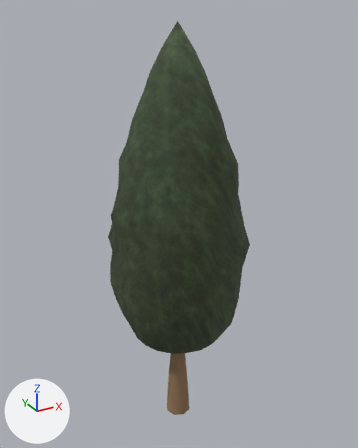
What one commit did to the FBX model unity/Assets/Models/Paths/p222/tree.fbx.
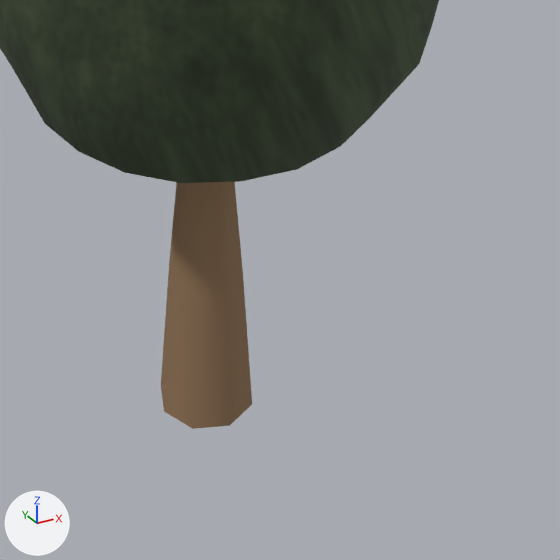
There are two pictures of each version: one whole from a 50 mm camera at (-4.62, -8.45, 9.24) aimed at (0.11, 0.15, 4.93), one close up on the part from 35% to 74% of the width and 69% to 100% of the height. The axes (+X, +Y, +Z) are drawn at lower left. The lights are the same throughout. The first two pictures are the older version. Where no turn or scale is listed for an object, it has been applied to the vertices.

Names of what the first close-up shows: 'tree.001'.
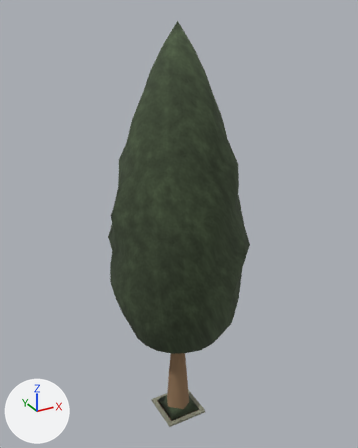
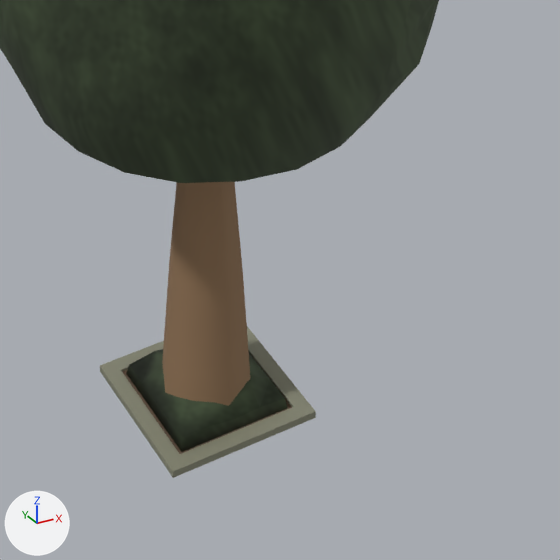
Pixel boxes [x1, y1, x2, y2] of what changed, in the close-ups (560 x 560 px):
'tree.001', reshaped: before [0, 0, 439, 429]; after [0, 0, 439, 478]
part 1 of me_p222_tree, added: after [100, 341, 164, 381]
part 2 of me_p222_tree, added: after [165, 401, 316, 478]
part 3 of me_p222_tree, added: after [247, 327, 307, 407]
part 4 of me_p222_tree, added: after [107, 370, 179, 465]
part 5 of me_p222_tree, added (mostly hidden): after [123, 362, 292, 454]
part 6 of me_p222_tree, added: after [126, 349, 288, 452]

What the commit changed:
Material 'PATH_ROADBED' (mat_path_roadbed) is new.
Its base color is (0.13, 0.078, 0.045) (brown #654f3c).
Its roughness is 0.85.
Material 'PATH_CONCRETE' (mat_path_concrete) is new.
Its base color is (0.246, 0.251, 0.18) (grey #888976).
me_p222_tree is used by ob_tree_001; location (0.0, 0.0, 0.0).
me_p222_tree had 382 vertices, 386 faces and spanned x -1.5..1.5, y -1.5..1.5, z 0.0..9.0.
me_p222_tree now has 463 vertices, 448 faces and spans x -1.5..1.5, y -1.5..1.5, z 0.0..9.0.
me_p222_tree part 1: a new loose piece, a box spanning x -0.5..0.5, y 0.4..0.5, z 0.0..0.05, in mat_path_concrete (grey #888976).
me_p222_tree part 2: a new loose piece, a box spanning x -0.5..0.5, y -0.5..-0.4, z 0.0..0.05, in mat_path_concrete (grey #888976).
me_p222_tree part 3: a new loose piece, a box spanning x 0.4..0.5, y -0.4..0.4, z 0.0..0.05, in mat_path_concrete (grey #888976).
me_p222_tree part 4: a new loose piece, a box spanning x -0.5..-0.4, y -0.4..0.4, z 0.0..0.05, in mat_path_concrete (grey #888976).
me_p222_tree part 5: a new loose piece, a box spanning x -0.4..0.4, y -0.4..0.4, z 0.0..0.03, in mat_path_roadbed (brown #654f3c).
me_p222_tree part 6: a new loose piece of 41 vertices spanning x -0.37..0.37, y -0.37..0.37, z 0.03..0.28, in mat_path_street_leaves (picture img_path_street_leaves_color_png).
me_p222_tree gains material mat_path_concrete (grey #888976).
me_p222_tree gains material mat_path_roadbed (brown #654f3c).
